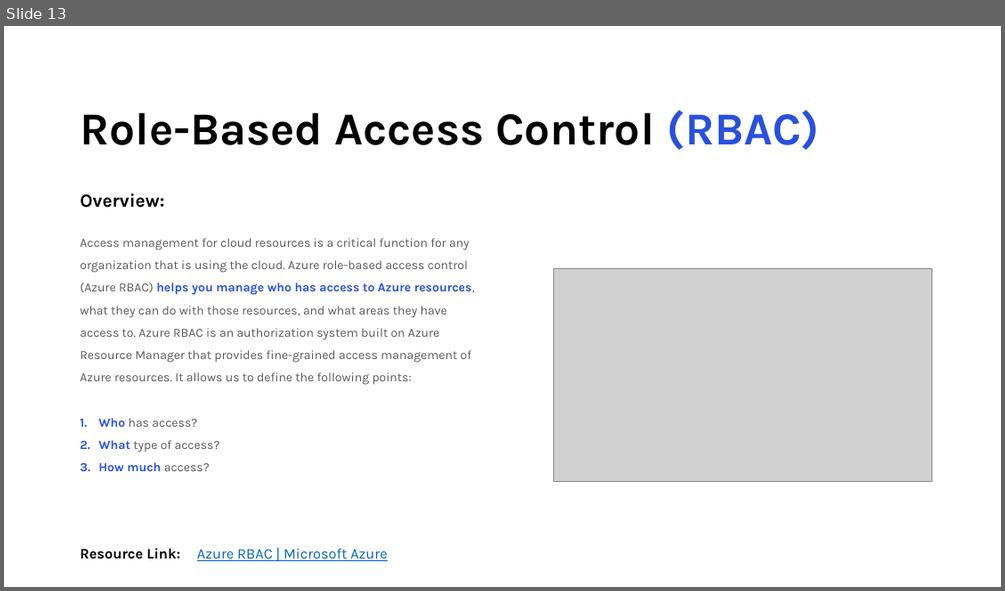
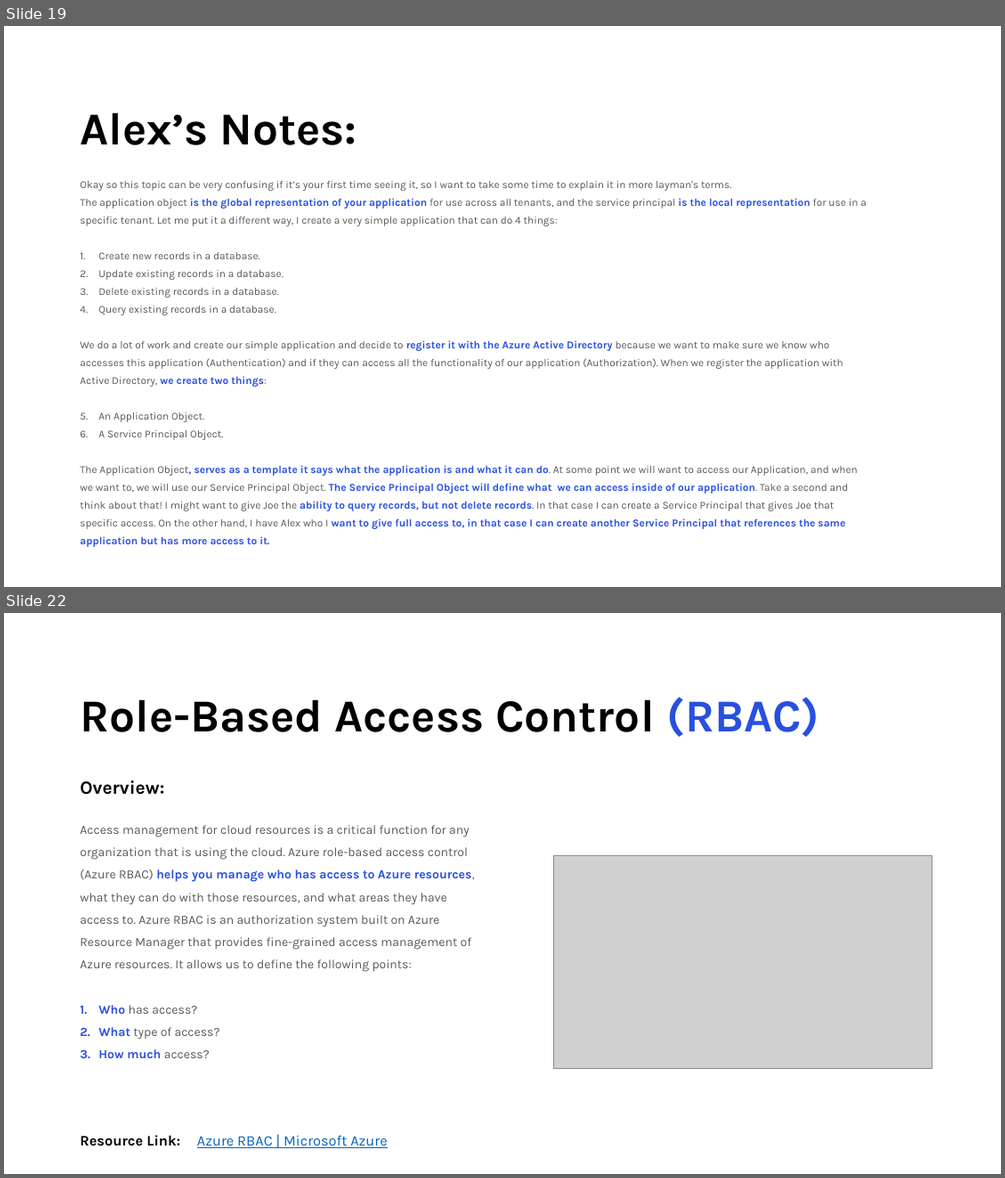
Before and after one commit to areed1192/azure-sql-data-project, a slide deck: samples/resources/Microsoft Azure.pptx. Shown one above the other, each under a label of ours: slide 13 before the commit, slides 19 and 22 after it; the slides between them are not shown. The pictures are 1005x591 and 1005x1178 pixels, drawn with LibreOffice and Linux fonts; fonts in the diff are those of the drawing; grey boxes stand for pictures. Boxes give left, top, right and bottom in pixels: in the first picture for what was removed or moved away, otherwise in the second. Text is boxed around its words. In the diff, an @@ line names an element or a change of style, - is before the commit and + after.

```diff
--- a/samples/resources/Microsoft Azure.pptx
+++ b/samples/resources/Microsoft Azure.pptx
@@ slide 19 added at (4, 26, 1001, 587), background #FFFFFF @@
@@ title added at (80, 112, 357, 145), 44 pt, text #000000, bold @@
+Alex’s Notes:
@@ text added at (80, 181, 866, 529), 10.2 pt, text #595959 @@
+Okay so this topic can be very confusing if it’s your first time seeing it, so I want to take some time to explain it in more layman's terms.
+The application object is the global representation of your application for use across all tenants, and the service principal is the local representation for use in a specific tenant. Let me put it a different way, I create a very simple application that can do 4 things:
+1. Create new records in a database.
+2. Update existing records in a database.
+3. Delete existing records in a database.
+4. Query existing records in a database.
+We do a lot of work and create our simple application and decide to register it with the Azure Active Directory because we want to make sure we know who accesses this application (Authentication) and if they can access all the functionality of our application (Authorization). When we register the application with Active Directory, we create two things:
+1. An Application Object.
+2. A Service Principal Object.
+The Application Object, serves as a template it says what the application is and what it can do. At some point we will want to access our Application, and when we want to, we will use our Service Principal Object. The Service Principal Object will define what we can access inside of our application. Take a second and think about that! I might want to give Joe the ability to query records, but not delete records. In that case I can create a Service Principal that gives Joe that specific access. On the other hand, I have Alex who I want to give full access to, in that case I can create another Service Principal that references the same application but has more access to it.
@@ what was slide 13 is now slide 22 @@
```
Also in this commit, not shown: 1 slide changed, 12 other slides added, 7 other files.
